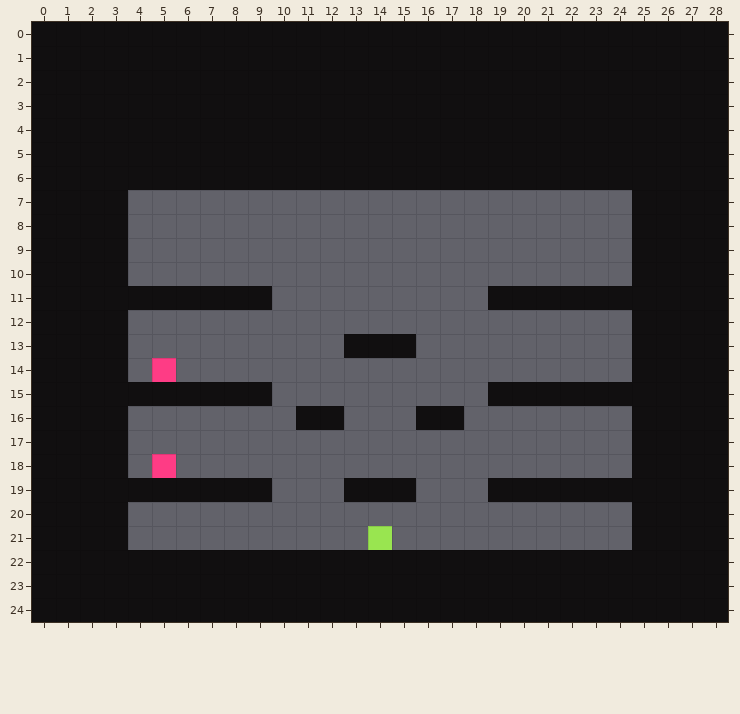
Tiled map: Resources/map/select.tmx. Above: the version before the commit.
Cells are 16x16 px. Shown: x 0..28, y 0..24.
After:
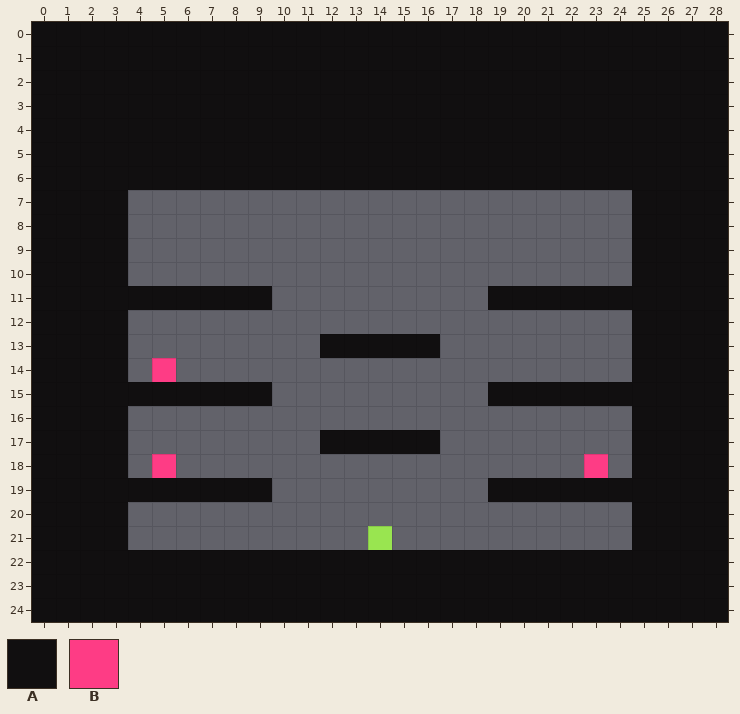
Key: from "tile": A 0, B 2.
_ is an empty cell.
Edits made:
{"where": "layer \"图块层 1\""}
{"y":13,"x":12,"old":"_","new":"A"}
{"y":13,"x":16,"old":"_","new":"A"}
{"y":16,"x":11,"old":"AA","new":"__"}
{"y":16,"x":16,"old":"AA","new":"__"}
{"y":17,"x":12,"old":"_____","new":"AAAAA"}
{"y":18,"x":23,"old":"_","new":"B"}
{"y":19,"x":13,"old":"AAA","new":"___"}
